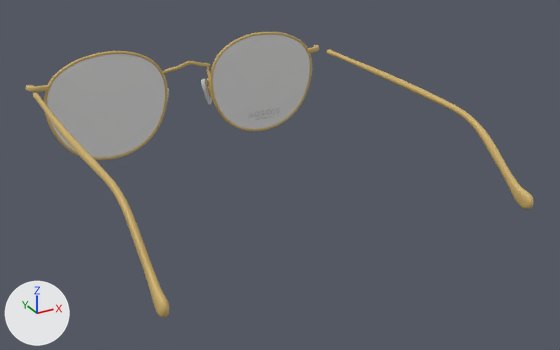
What one commit did to the FBX model eyeglasses09/eyeglasses09.fbx.
One viewpoint serves both versions: a camera (50 mm lens) standing at (-0.1301, -0.2643, 0.1379) and looking at (0.0057, -0.0175, 0.0145). Arrows for +X, +Y and +Z are at lower left; the lights stay in place. Where no turn or scale is listed for an object, it has been applied to the vertices.

Objects in the first picture: 'MOSCOT_ZEV_TT_SE_MOSCOT_ZEV_TT_SE_0', 'Rims_Rims_0', 'Temples_Temples_0'.
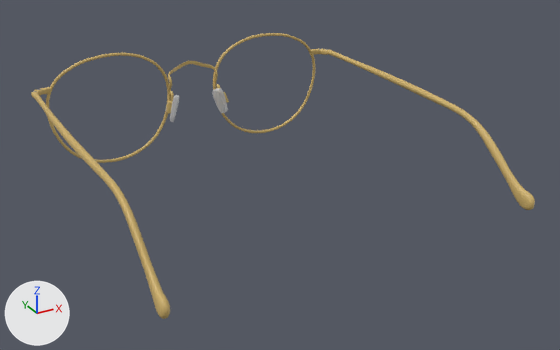
Commit message: the latest 3d eyeglasses model

ob_rims is not drawn itself; it is the parent of ob_rims_rims_0.
ob_bridge is not drawn itself; it is the parent of ob_bridge_bridge_0.
ob_endpieces is not drawn itself; it is the parent of ob_endpieces_endpieces_0.
ob_nosepars is not drawn itself; it is the parent of ob_nosepars_nosepars_0.

Pixel boxes [x1, y1, x2, y2] of what changed, in the pictures (560 x 350 px):
'MOSCOT_ZEV_TT_SE_MOSCOT_ZEV_TT_SE_0', deleted: before [47, 34, 310, 158]
'Temples_Temples_0', moved: before [33, 49, 534, 318]; after [33, 50, 535, 319]
'Rims_Rims_0', moved: before [44, 32, 312, 160]; after [46, 33, 315, 163]
'NosePars_NosePars_0', moved, turned: before [167, 78, 214, 105]; after [164, 84, 229, 122]
'Bridge_Bridge_0', moved, turned: before [163, 61, 211, 85]; after [168, 61, 218, 92]
'EndPieces_EndPieces_0', moved, turned: before [25, 45, 319, 92]; after [31, 49, 329, 98]

The edits, one by one:
Object 'Rims' (ob_rims) moves from (0.0, 0.0, 0.0) to (0.0, -0.188, 0.0).
Object 'EndPieces' (ob_endpieces) moves from (0.0, 0.0, 0.0) to (0.0, -0.188, 0.0).
Object 'EndPieces' (ob_endpieces) turns from (0, 0, 0) to (0, 0, -180) degrees about x, y and z.
Object 'MOSCOT_ZEV_TT_SE_MOSCOT_ZEV_TT_SE_0' (ob_moscot_zev_tt_se_moscot_zev_tt_se_0) is deleted.
Object 'Temples_Temples_0' (ob_temples_temples_0) moves from (0.0, 0.0598, 0.0272) to (0.0, 0.0592, 0.0272).
Object 'Bridge' (ob_bridge) moves from (0.0, 0.0, 0.0) to (0.0, -0.188, 0.0).
Object 'Bridge' (ob_bridge) turns from (0, 0, 0) to (0, 0, -180) degrees about x, y and z.
Object 'NosePars' (ob_nosepars) moves from (0.0, 0.0, 0.0) to (0.0, -0.188, 0.0).
Object 'NosePars' (ob_nosepars) turns from (0, 0, 0) to (0, 0, -180) degrees about x, y and z.
